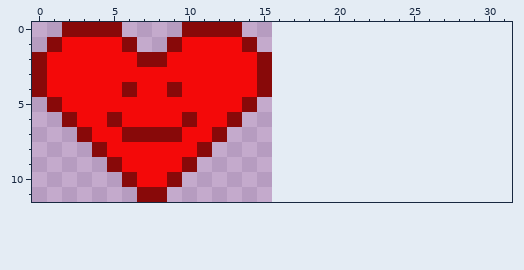
One commit to this pixel-art sprite: public/img/heart.png. That is the earlier state.
The file is 48x36 pixels, drawn in blocks of 3x3; one block is one cell here. The old version is drawn lined up with the new one, on the new canvas.
After:
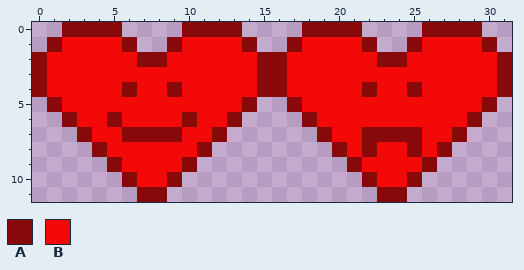
Palette (. is transparent): A #880909  B #f40909
Diff:
canvas 16x12 -> 32x12
y 0: x 18..21 .... -> AAAA; x 26..29 .... -> AAAA
y 1: x 17..22 ...... -> ABBBBA; x 25..30 ...... -> ABBBBA
y 2: x 16..31 ................ -> ABBBBBBAABBBBBBA
y 3: x 16..31 ................ -> ABBBBBBBBBBBBBBA
y 4: x 16..31 ................ -> ABBBBBABBABBBBBA
y 5: x 17..30 .............. -> ABBBBBBBBBBBBA
y 6: x 18..29 ............ -> ABBBBBBBBBBA
y 7: x 19..28 .......... -> ABBAAAABBA
y 8: x 20..27 ........ -> ABABBABA
y 9: x 21..26 ...... -> ABBBBA
y 10: x 22..25 .... -> ABBA
y 11: x 23..24 .. -> AA
Changed places in both pictures, as pixel boxes (x1, y1, x2, y2):
added: (272, 22, 512, 202)
